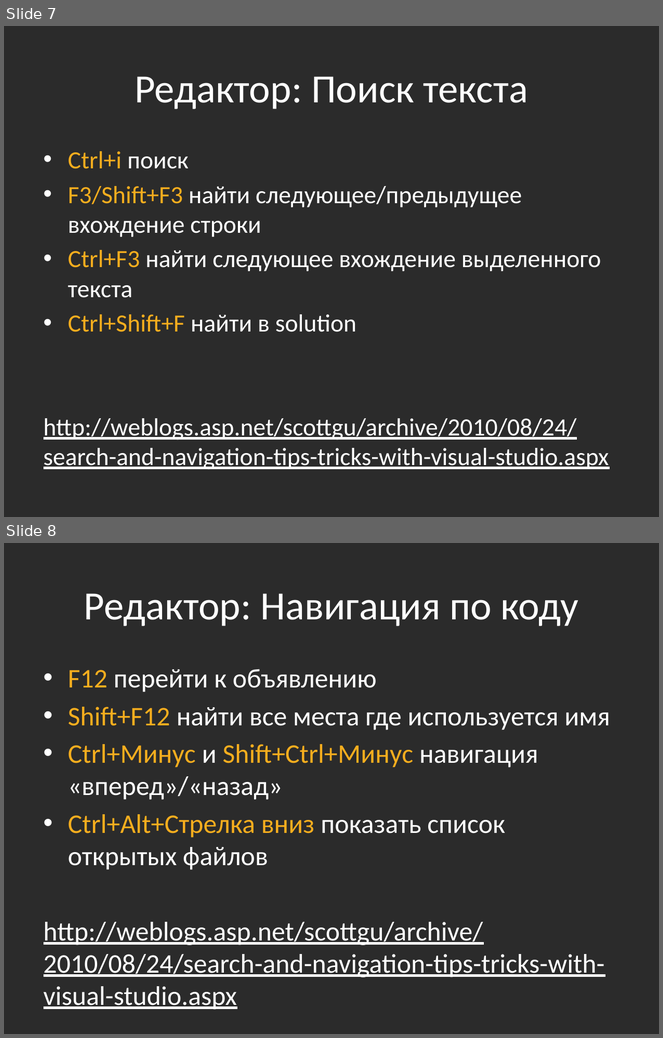
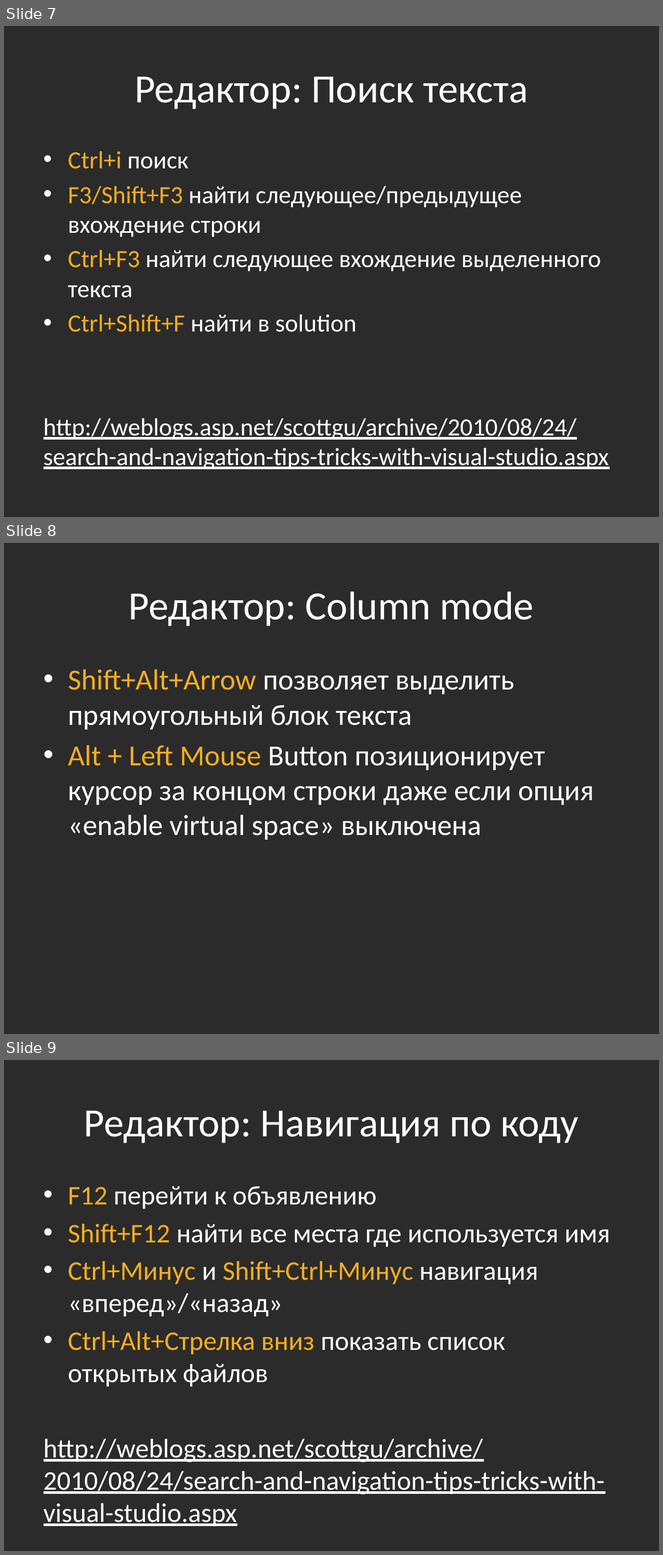
Before and after one commit to bazile/Training, a slide deck: Presentation/tools-visual-studio.pptx. Shown one above the other, each under a label of ours: slides 7 and 8 before the commit, slides 7, 8 and 9 after it. The pictures are 663x1038 and 663x1555 pixels, drawn with LibreOffice and Linux fonts; fonts in the diff are those of the drawing; background and template pictures are left out; a plain dark background stands for a picture behind light text. Boxes give left, top, right and bottom in pixels: in the first picture for what was removed or moved away, otherwise in the second. Text is boxed around its words. In the diff, an @@ line names an element or a change of style, - is before the commit and + after.

```diff
--- a/Presentation/tools-visual-studio.pptx
+++ b/Presentation/tools-visual-studio.pptx
@@ slide 8 added at [4,543,659,1034], background picture (left out) @@
@@ title added at [129,591,534,626], 44 pt, text #FFFFFF @@
+Редактор: Column mode
@@ text added at [68,669,594,840], 32 pt, text #FFFFFF @@
+• Shift+Alt+Arrow позволяет выделить прямоугольный блок текста
+• Alt + Left Mouse Button позиционирует курсор за концом строки даже если опция «enable virtual space» выключена
@@ what was slide 8 is now slide 9 @@
```
Also in this commit, not shown: 4 other files.
